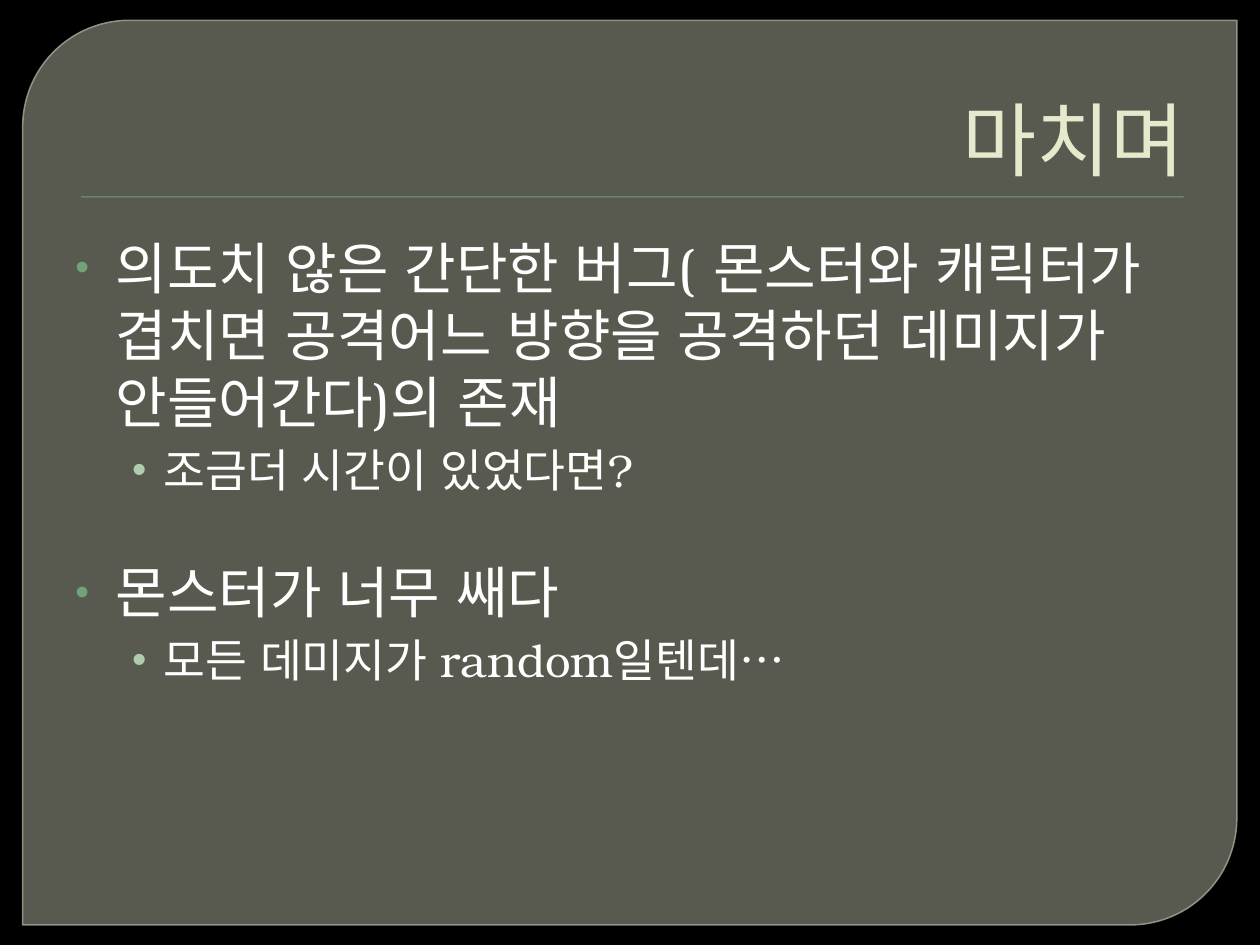
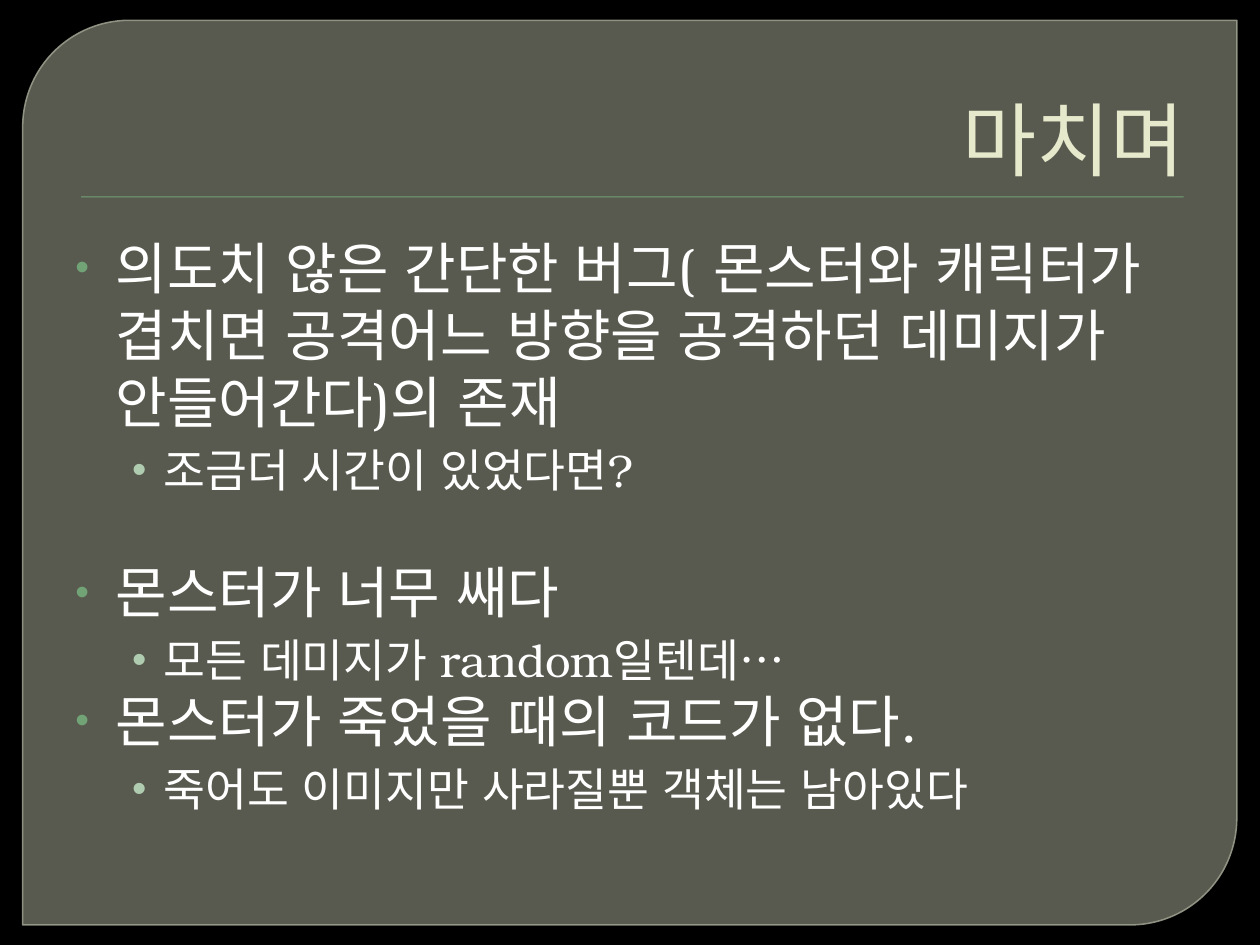
Before and after one commit to GPC-InhaUniv/Assets, a slide deck: slide 29 of kim/Quest/The Quest.pptx (slide 32 before the commit). Drawn at 1260x945 pixels with LibreOffice and Linux fonts; fonts in the diff are those of the drawing; background and template pictures are left out. Boxes give left, top, right and bottom in pixels: in the first picture for what was removed or moved away, otherwise in the second. Text is boxed around its words. In the diff, an @@ line names an element or a change of style, - is before the commit and + after.

```diff
--- a/kim/Quest/The Quest.pptx
+++ b/kim/Quest/The Quest.pptx
@@ text at (x1=116, y1=695, x2=968, y2=810): paragraphs added @@
+• 몬스터가 죽었을 때의 코드가 없다.
+  • 죽어도 이미지만 사라질뿐 객체는 남아있다
```
Also in this commit, not shown: 3 slides removed, 3 other files.
